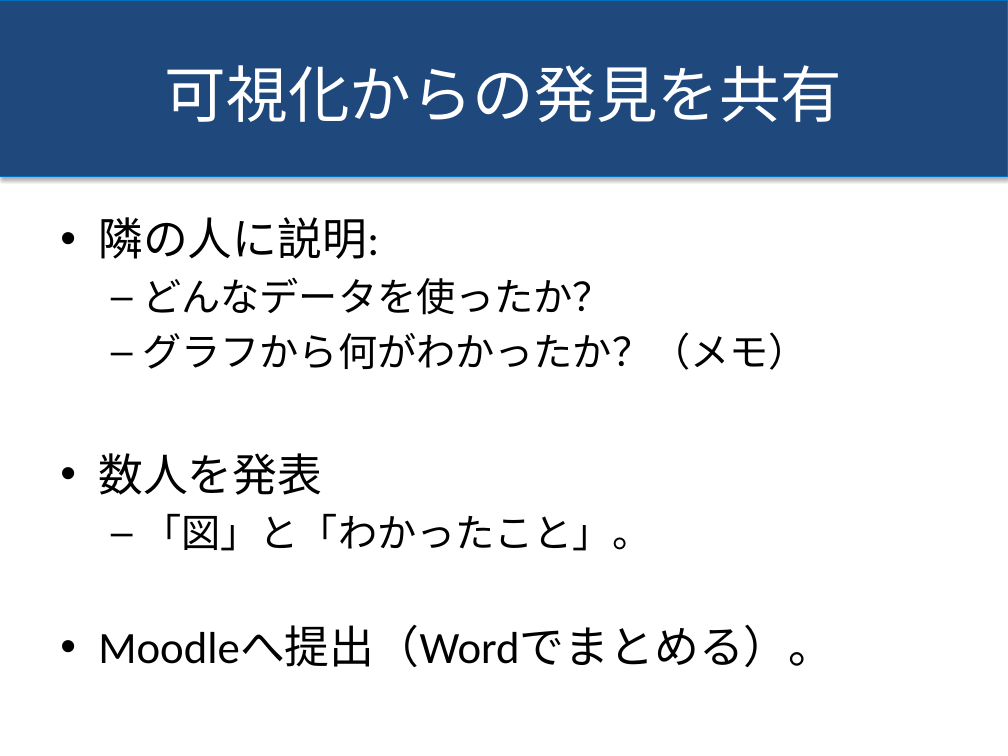
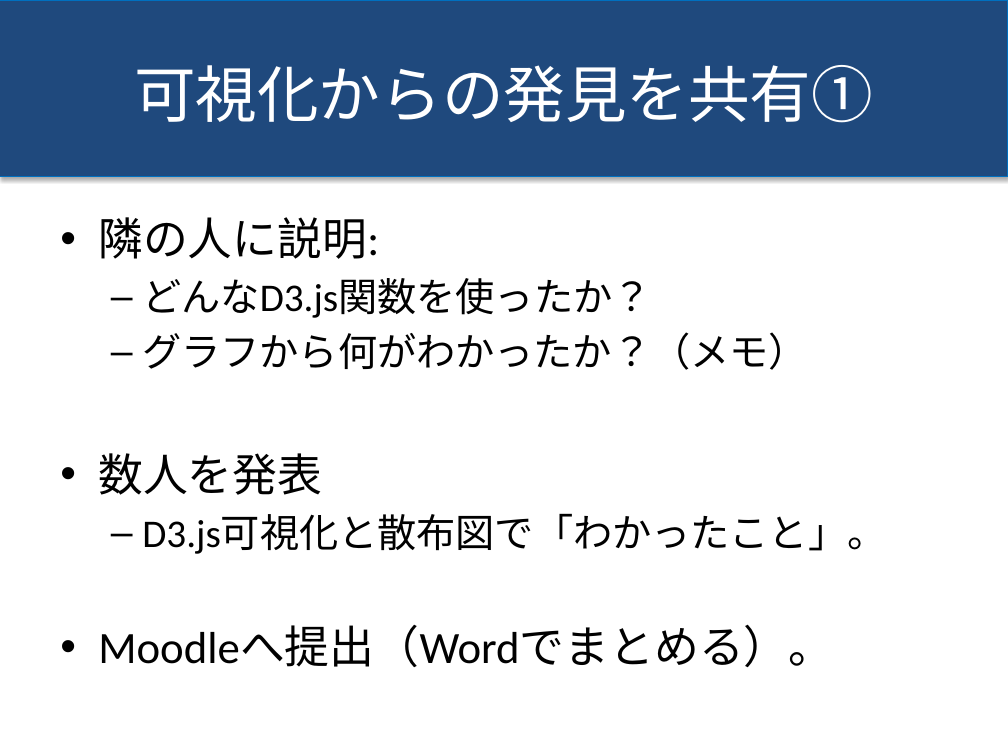
Before and after one commit to sit-xinli/infovis-1, a slide deck: slide 23 of データ可視化講義.pptx. Drawn at 1008x756 pixels with LibreOffice and Linux fonts; fonts in the diff are those of the drawing. Boxes give left, top, right and bottom in pixels: in the first picture for what was removed or moved away, otherwise in the second. Text is boxed around its words. In the diff, an @@ line names an element or a change of style, - is before the commit and + after.

Commit message:
update pptx

```diff
--- a/データ可視化講義.pptx
+++ b/データ可視化講義.pptx
@@ title at box(134, 65, 873, 123): text changed @@
-可視化からの発見を共有
+可視化からの発見を共有①
@@ text at box(142, 278, 651, 318): text changed @@
-  – どんなデータを使ったか？
+  – どんなD3.js関数を使ったか？
@@ text at box(142, 514, 886, 554): text changed @@
-  – 「図」と「わかったこと」。
+  – D3.js可視化と散布図で「わかったこと」。
```
Also in this commit, not shown: 1 other slide changed, 1 slide added, 6 other files.
